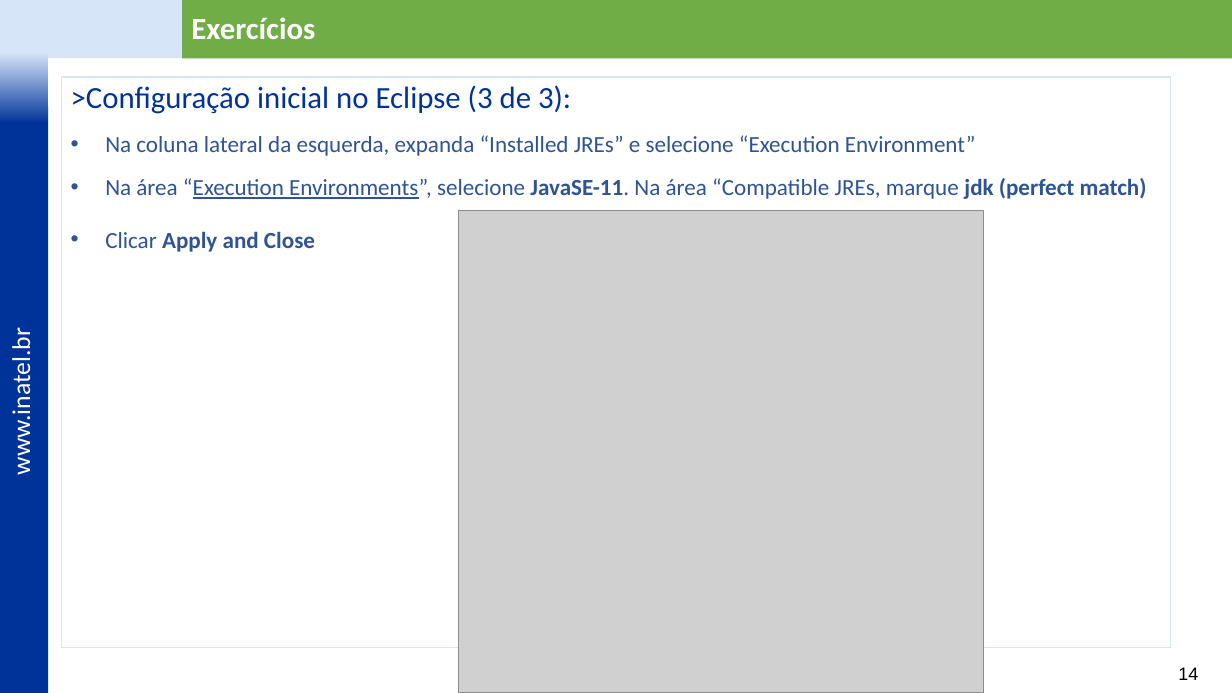
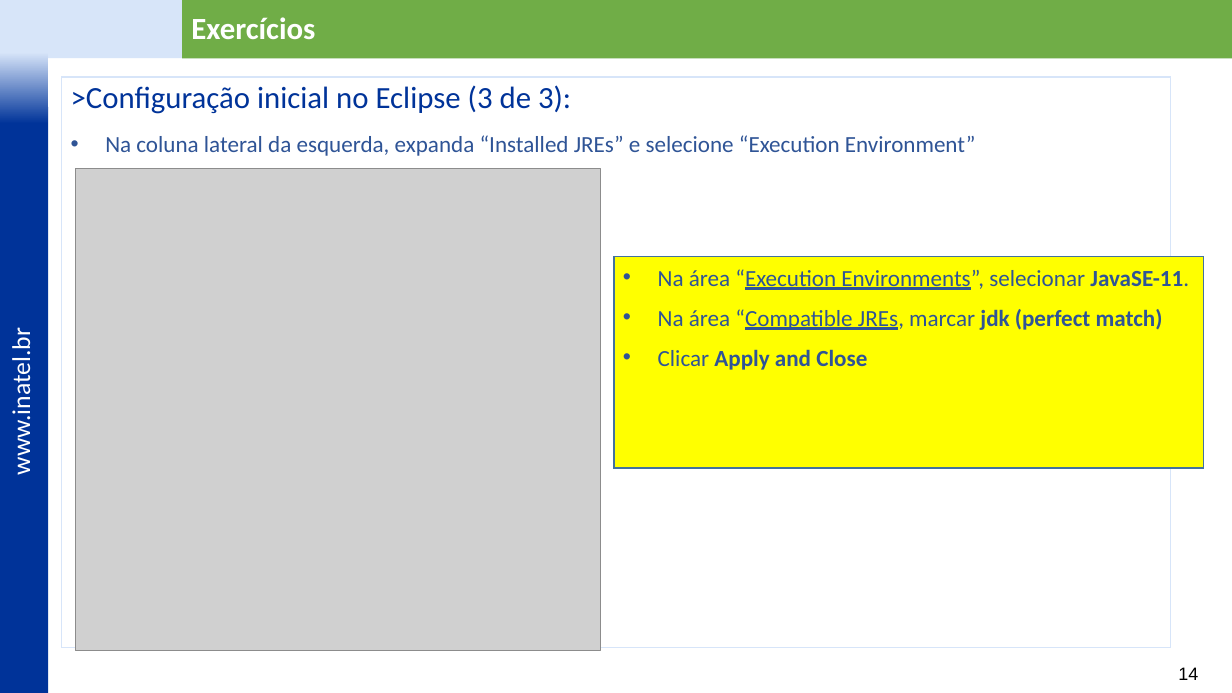
Before and after one commit to vitor-figueiredo/MyRestAPI, a slide deck: slide 14 of docs/Laboratório - REST - v2.pptx. Drawn at 1232x693 pixels with LibreOffice and Linux fonts; fonts in the diff are those of the drawing; grey boxes stand for pictures; background and template pictures are left out. Boxes give left, top, right and bottom in pixels: in the first picture for what was removed or moved away, otherwise in the second. Text is boxed around its words. In the diff, an @@ line names an element or a change of style, - is before the commit and + after.

```diff
--- a/docs/Laboratório - REST - v2.pptx
+++ b/docs/Laboratório - REST - v2.pptx
@@ picture: place and size @@
-picture at box(458, 211, 983, 693)
+picture at box(75, 168, 600, 651)
@@ text in rectangle at box(105, 178, 1147, 252): paragraphs removed @@
-• Na área “Execution Environments”, selecione JavaSE-11. Na área “Compatible JREs, marque jdk (perfect match)
-• Clicar Apply and Close
@@ rectangle added at box(614, 257, 1204, 469), fill #FFFF00, outline #43739E 1 pt, 18 pt, text #2F5496 @@
+• Na área “Execution Environments”, selecionar JavaSE-11.
+• Na área “Compatible JREs, marcar jdk (perfect match)
+• Clicar Apply and Close
```
Also in this commit, not shown: 16 other slides changed, 2 slides added, 1 slide removed, 3 other files.
